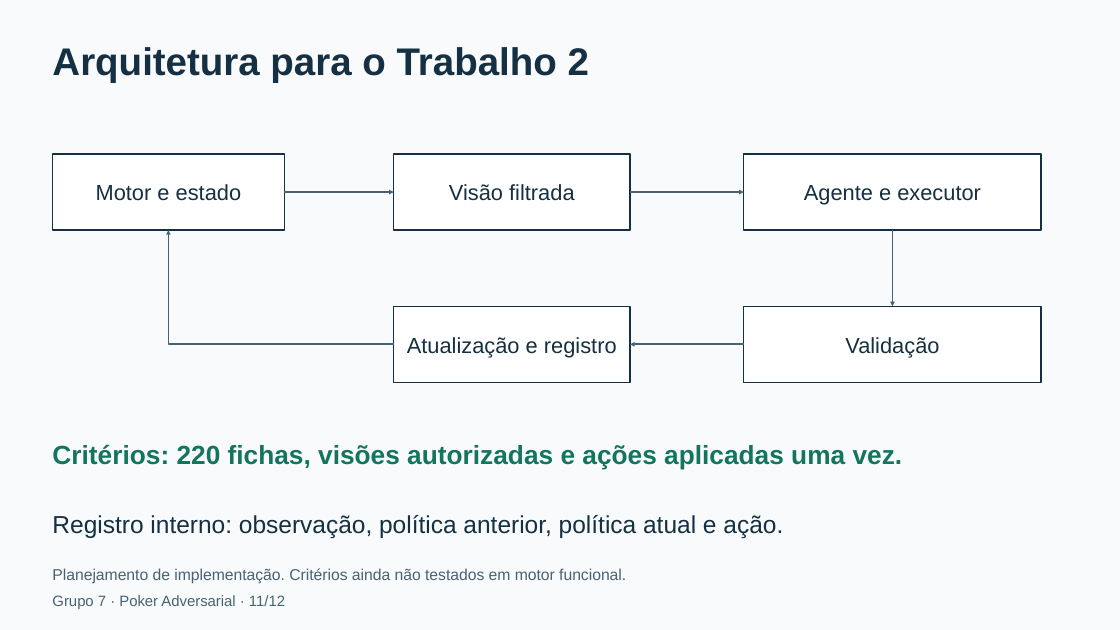
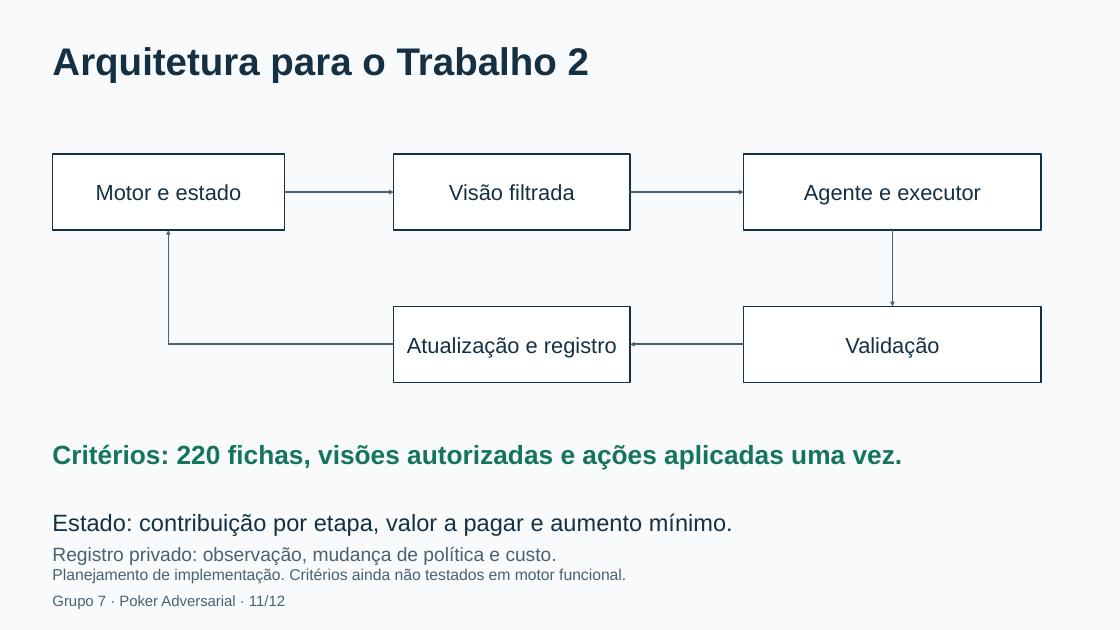
Before and after one commit to rafaelbtorres/Trabalho-1-Analise-de-Sistema-Adversarial, a slide deck: slide 11 of apresentacao/slides.pptx. Drawn at 1120x630 pixels with LibreOffice and Linux fonts; fonts in the diff are those of the drawing. Boxes give left, top, right and bottom in pixels: in the first picture for what was removed or moved away, otherwise in the second. Text is boxed around its words. In the diff, an @@ line names an element or a change of style, - is before the commit and + after.

```diff
--- a/apresentacao/slides.pptx
+++ b/apresentacao/slides.pptx
@@ text added at bbox=[52, 513, 733, 536], 20.2 pt, text #143042 @@
+Estado: contribuição por etapa, valor a pagar e aumento mínimo.
@@ text at bbox=[52, 547, 557, 565]: text changed; size 21 to 16.5 pt; text colour #143042 to #486274 @@
-Registro interno: observação, política anterior, política atual e ação.
+Registro privado: observação, mudança de política e custo.
```
Also in this commit, not shown: 5 other slides changed, 16 other files.
